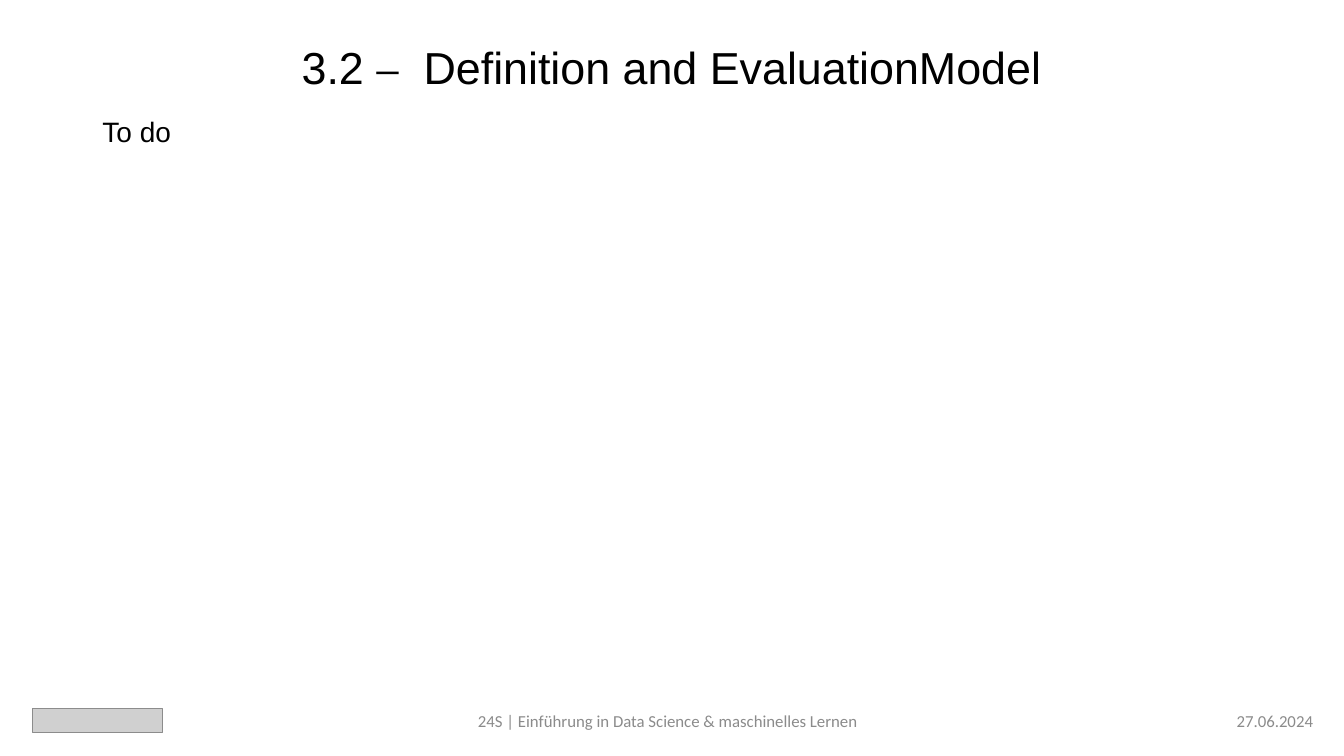
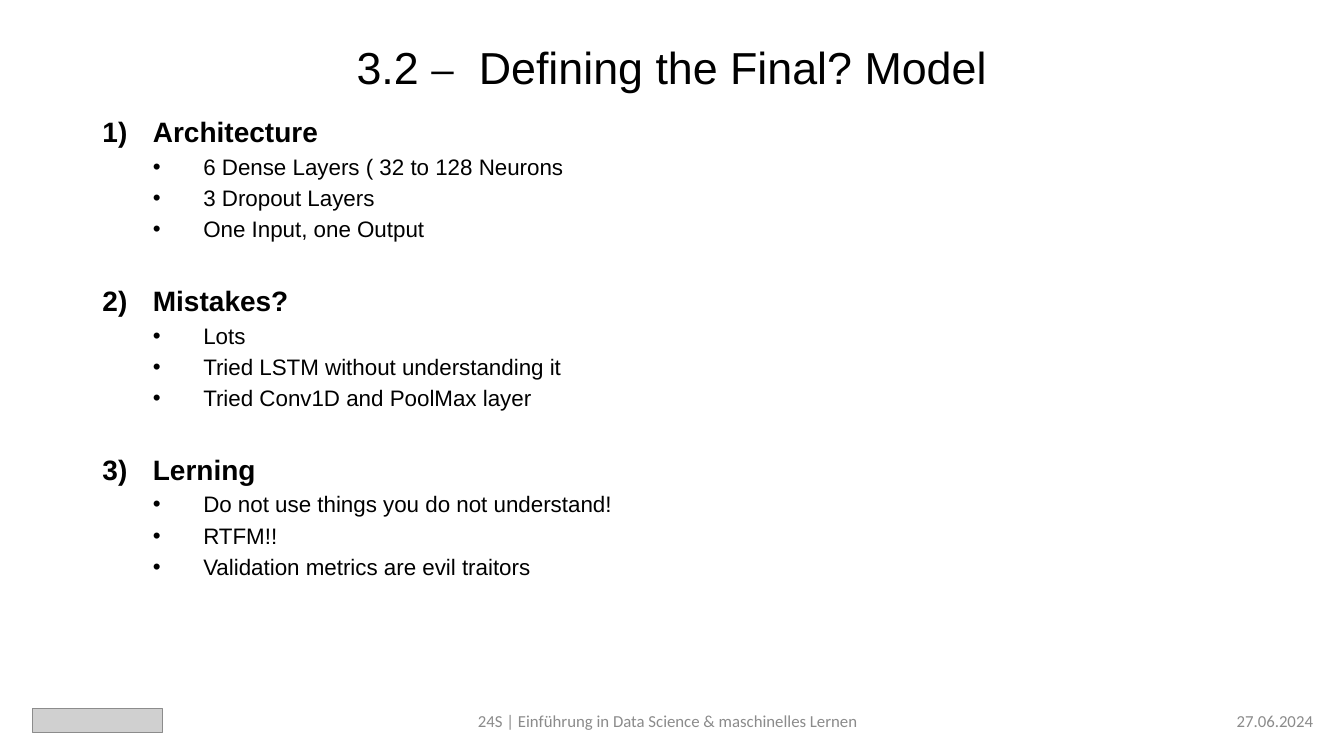
Before and after one commit to BossyNine/bakery_sales_prediction, a slide deck: slide 7 of 4_Presentation/bakery_sales_prediction-DS_Gruppe_12-190624jb.pptx. Drawn at 1344x756 pixels with LibreOffice and Linux fonts; fonts in the diff are those of the drawing; grey boxes stand for pictures. Boxes give left, top, right and bottom in pixels: in the first picture for what was removed or moved away, otherwise in the second. Text is boxed around its words. In the diff, an @@ line names an element or a change of style, - is before the commit and + after.

Commit message:
Update Presentation

```diff
--- a/4_Presentation/bakery_sales_prediction-DS_Gruppe_12-190624jb.pptx
+++ b/4_Presentation/bakery_sales_prediction-DS_Gruppe_12-190624jb.pptx
@@ title at <box>357,51,987,92</box>: text changed @@
-3.2 ⎯ Definition and EvaluationModel
+3.2 ⎯ Defining the Final? Model
@@ text at <box>153,121,612,576</box>: text changed; size 20 to 16 pt @@
-To do
+1) Architecture
+  • 6 Dense Layers ( 32 to 128 Neurons
+  • 3 Dropout Layers
+  • One Input, one Output
+2) Mistakes?
+  • Lots
+  • Tried LSTM without understanding it
+  • Tried Conv1D and PoolMax layer
+3) Lerning
+  • Do not use things you do not understand!
+  • RTFM!!
+  • Validation metrics are evil traitors
```
Also in this commit, not shown: 2 other slides changed.
